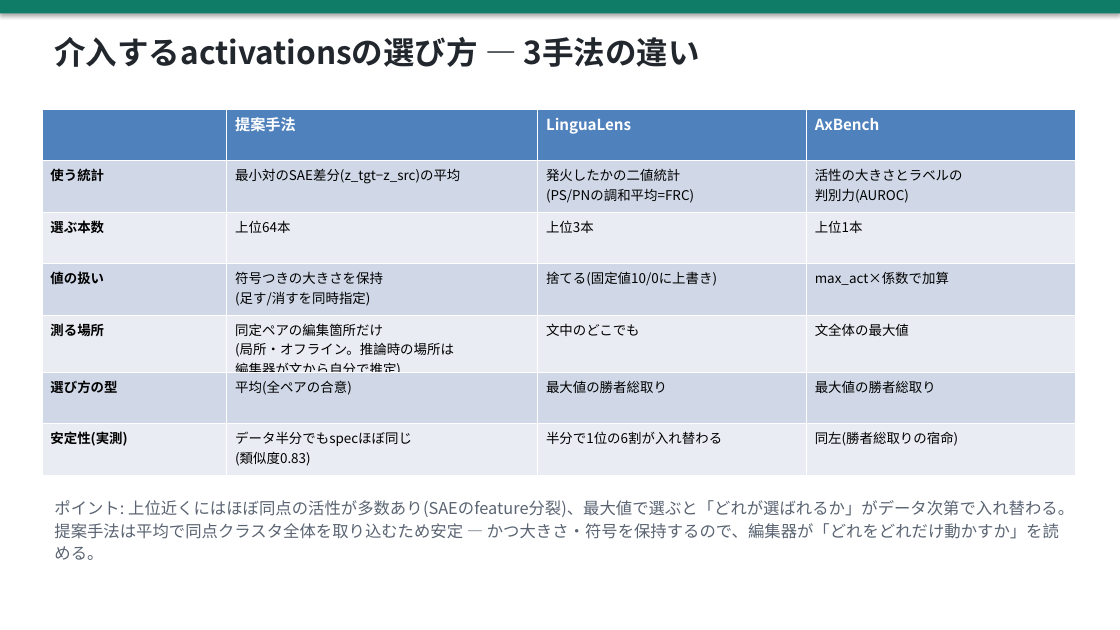
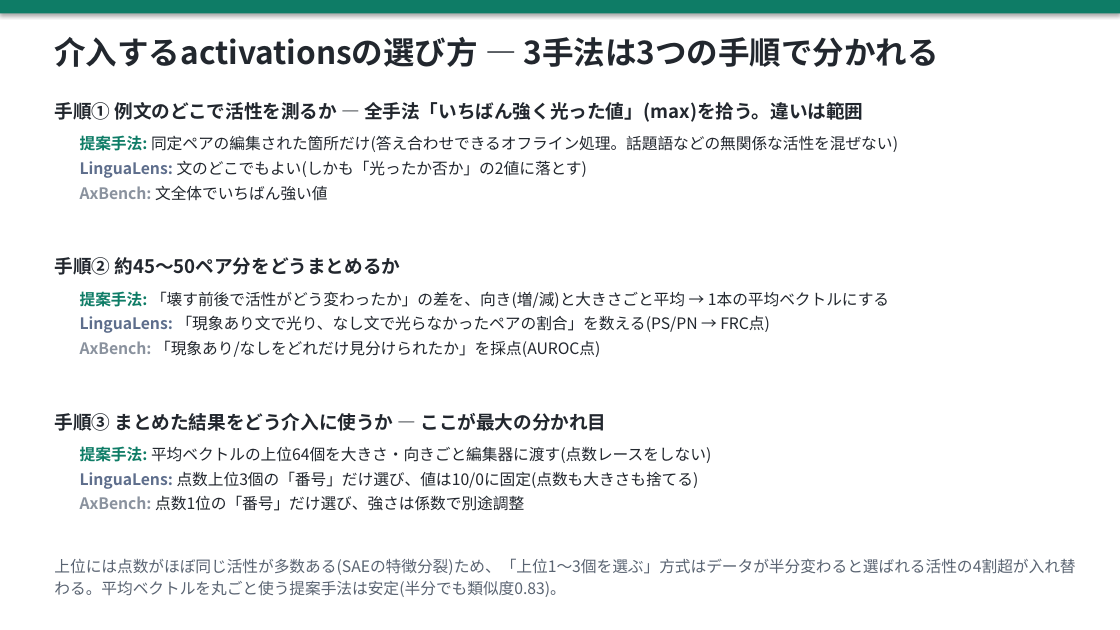
Before and after one commit to yohei-kobashi/SAE-LEWIS, a slide deck: slide 13 of slides/20260722_progress.pptx. Drawn at 1120x630 pixels with LibreOffice and Linux fonts; fonts in the diff are those of the drawing. Boxes give left, top, right and bottom in pixels: in the first picture for what was removed or moved away, otherwise in the second. Text is boxed around its words. In the diff, an @@ line names an element or a change of style, - is before the commit and + after.

Commit message:
選び方スライドを表から3手順の平易な説明に全面改稿: ①どこで測るか(全手法max、範囲が違う)②ペアをどうまとめるか(差の平均 vs 割合 vs AUROC)③どう使うか(ベクトルごと渡す vs 番号だけ選ぶ)+安定性のまとめ

```diff
--- a/slides/20260722_progress.pptx
+++ b/slides/20260722_progress.pptx
@@ text at <box>54,37,939,67</box>: text changed @@
-介入するactivationsの選び方 — 3手法の違い
+介入するactivationsの選び方 — 3手法は3つの手順で分かれる
@@ table removed at <box>42,109,1075,471</box>, 7 rows, 4 columns @@
- | 提案手法 | LinguaLens | AxBench
-使う統計 | 最小対のSAE差分(z_tgt−z_src)の平均 | 発火したかの二値統計 / (PS/PNの調和平均=FRC) | 活性の大きさとラベルの / 判別力(AUROC)
-選ぶ本数 | 上位64本 | 上位3本 | 上位1本
-値の扱い | 符号つきの大きさを保持 / (足す/消すを同時指定) | 捨てる(固定値10/0に上書き) | max_act×係数で加算
-測る場所 | 同定ペアの編集箇所だけ / (局所・オフライン。推論時の場所は / 編集器が文から自分で推定) | 文中のどこでも | 文全体の最大値
-選び方の型 | 平均(全ペアの合意) | 最大値の勝者総取り | 最大値の勝者総取り
-安定性(実測) | データ半分でもspecほぼ同じ / (類似度0.83) | 半分で1位の6割が入れ替わる | 同左(勝者総取りの宿命)
@@ text added at <box>54,102,864,122</box>, 16 pt, text #22272E, bold @@
+手順① 例文のどこで活性を測るか — 全手法「いちばん強く光った値」(max)を拾う。違いは範囲
@@ text at <box>80,135,898,201</box>: text changed; size 14 to 13.5 pt; text colour #5A6472 to #22272E @@
-ポイント: 上位近くにはほぼ同点の活性が多数あり(SAEのfeature分裂)、最大値で選ぶと「どれが選ばれるか」がデータ次第で入れ替わる。
-提案手法は平均で同点クラスタ全体を取り込むため安定 — かつ大きさ・符号を保持するので、編集器が「どれをどれだけ動かすか」を読める。
+提案手法: 同定ペアの編集された箇所だけ(答え合わせできるオフライン処理。話題語などの無関係な活性を混ぜない)
+LinguaLens: 文のどこでもよい(しかも「光ったか否か」の2値に落とす)
+AxBench: 文全体でいちばん強い値
@@ text added at <box>54,257,400,275</box>, 16 pt, text #22272E, bold @@
+手順② 約45〜50ペア分をどうまとめるか
@@ text added at <box>80,291,889,357</box>, 13.5 pt, text #22272E @@
+提案手法: 「壊す前後で活性がどう変わったか」の差を、向き(増/減)と大きさごと平均 → 1本の平均ベクトルにする
+LinguaLens: 「現象あり文で光り、なし文で光らなかったペアの割合」を数える(PS/PN → FRC点)
+AxBench: 「現象あり/なしをどれだけ見分けられたか」を採点(AUROC点)
@@ text added at <box>54,413,606,431</box>, 16 pt, text #22272E, bold @@
+手順③ まとめた結果をどう介入に使うか — ここが最大の分かれ目
@@ text added at <box>80,446,711,511</box>, 13.5 pt, text #22272E @@
+提案手法: 平均ベクトルの上位64個を大きさ・向きごと編集器に渡す(点数レースをしない)
+LinguaLens: 点数上位3個の「番号」だけ選び、値は10/0に固定(点数も大きさも捨てる)
+AxBench: 点数1位の「番号」だけ選び、強さは係数で別途調整
@@ text added at <box>54,558,1075,597</box>, 13.5 pt, text #5A6472 @@
+上位には点数がほぼ同じ活性が多数ある(SAEの特徴分裂)ため、「上位1〜3個を選ぶ」方式はデータが半分変わると選ばれる活性の4割超が入れ替わる。平均ベクトルを丸ごと使う提案手法は安定(半分でも類似度0.83)。
```
